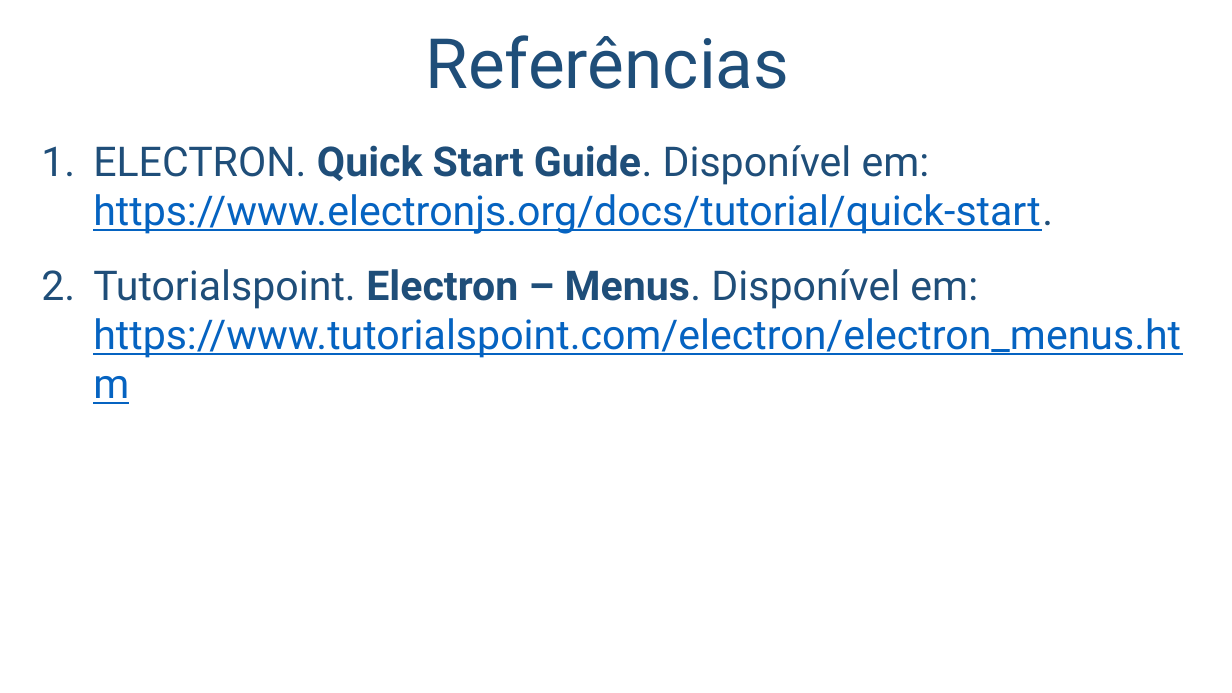
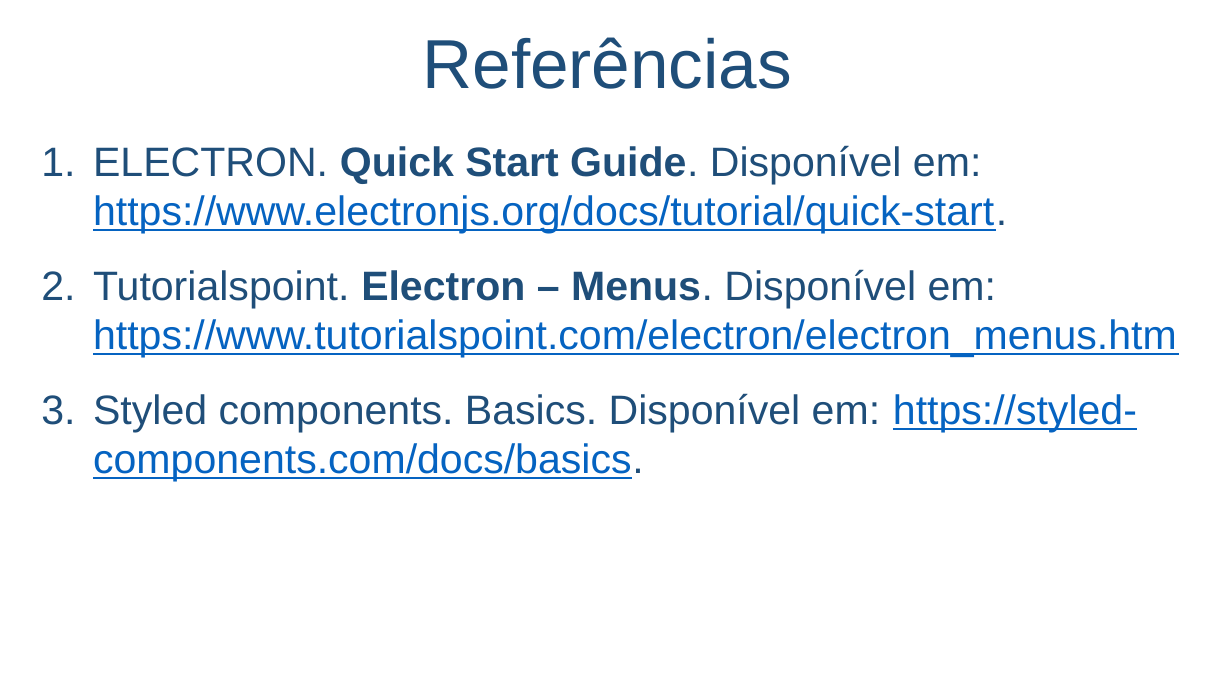
Before and after one commit to salmo-jr/public-slides, a slide deck: slide 7 of electron-introducao.pptx (slide 5 before the commit). Drawn at 1232x693 pixels with LibreOffice and Linux fonts; fonts in the diff are those of the drawing; background and template pictures are left out. Boxes give left, top, right and bottom in pixels: in the first picture for what was removed or moved away, otherwise in the second. Text is boxed around its words. In the diff, an @@ line names an element or a change of style, - is before the commit and + after.

```diff
--- a/electron-introducao.pptx
+++ b/electron-introducao.pptx
@@ text "Referências" at [423, 37, 793, 89]: font Roboto to Arial @@
@@ text at [93, 145, 1177, 357]: font Roboto to Arial in "ELECTRON. Quick Start Guide. Disponível em: https://www.elec ...", "Tutorialspoint. Electron – Menus. Disponível em: https://www ..." @@
@@ text at [93, 393, 1137, 482]: paragraph added @@
+3. Styled components. Basics. Disponível em: https://styled-components.com/docs/basics.
```
Also in this commit, not shown: 3 other slides changed, 3 slides added, 1 slide removed, 1 other file.
